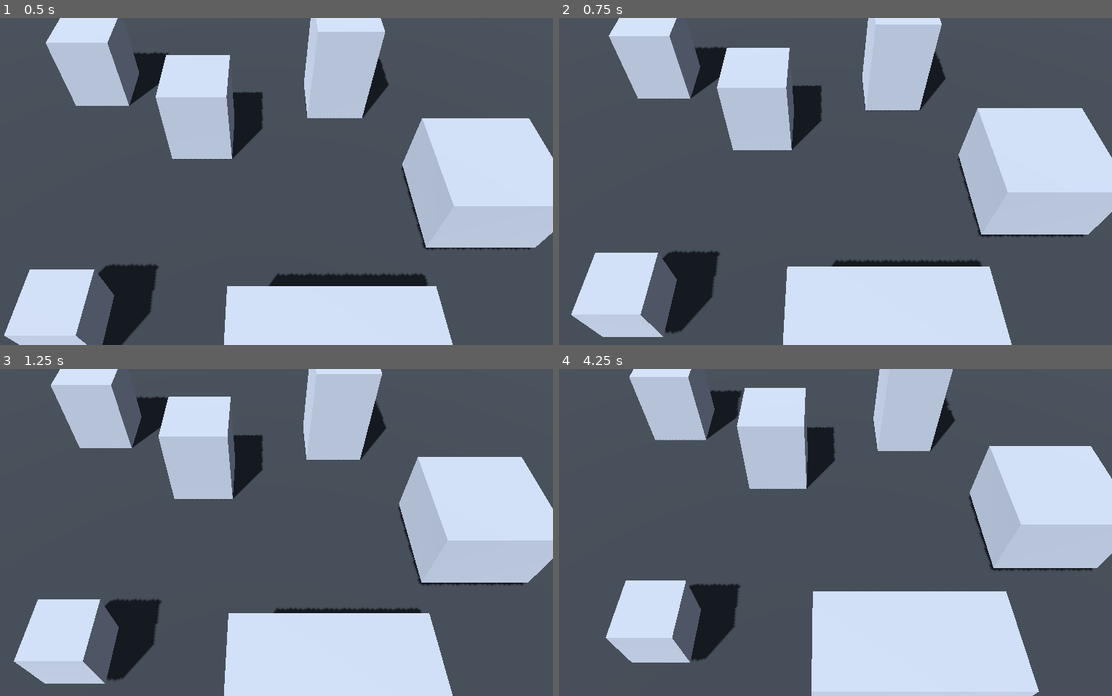
Above: before the commit, frames 1-4 (two rows, left to right).
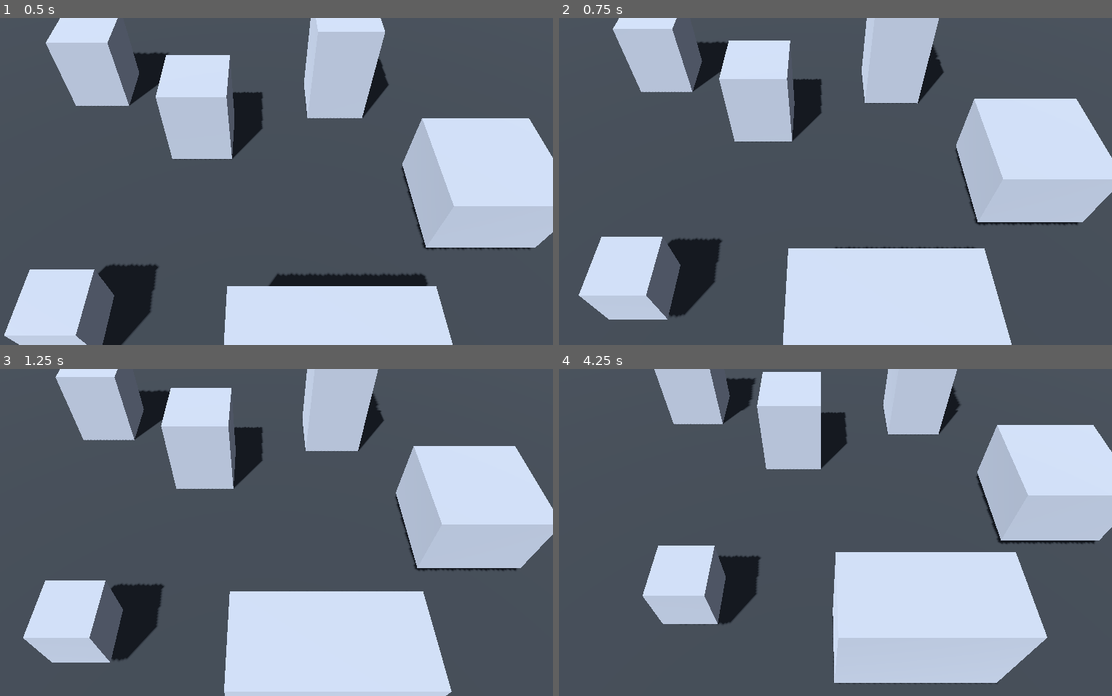
Above: after the commit, the same moments.

Repository: Technikhighknee/my-godot-collection
Game: Godot game, scene res://demos/strategy_camera/StrategyCameraDemo.tscn
The game is run twice, just before and just after one commit, with the same random seed, the same clock (stepped at 60 frames per second) and the same inputs.
Inputs (mouse positions are in pixels of both pictures, inside the frame that each line leads up to):
- Up to frame 1 (0.5 s): no input
- Up to frame 2 (0.75 s): tap Enter at 0.5 s; move the mouse to (951, 165) at 0.52 s; tap S (camera_back) at 0.6 s; click (951, 165) at 0.67 s
- Up to frame 3 (1.25 s): no input
- Up to frame 4 (4.25 s): drag from (702, 548) to (791, 597) at 1.27 s; tap Space at 2 s; move the mouse to (879, 460) at 2.02 s; tap A (camera_left) at 2.1 s; click (879, 460) at 2.17 s; drag from (791, 597) to (647, 483) at 2.77 s; tap Enter at 3.5 s; move the mouse to (995, 581) at 3.52 s; tap S (camera_back) at 3.6 s; click (995, 581) at 3.67 s

Frame 1 is identical in both runs. In frame 2, 11% of the frame differs, in the area x 2-100%, y 0-98%; in frame 3, 12%; in frame 4, 28%, in the area x 8-100%, y 0-100%.

Commit message:
Tune strategy camera pitch and pan speed

Diff:
--- a/strategy_camera/StrategyCamera.gd
+++ b/strategy_camera/StrategyCamera.gd
@@ -11,10 +11,10 @@
 const ZOOM_ARC_CURVE := 0.75;
 const RIG_TARGET_HEIGHT := 1.5;
 
-const MIN_VIEW_PITCH := -85.0;
-const MAX_VIEW_PITCH := 85.0;
-
-const PAN_SCREEN_SPEED := 0.75;
+const MIN_VIEW_PITCH := -30.0;
+const MAX_VIEW_PITCH := 75.0;
+
+const PAN_SCREEN_SPEED := 1.5;
 const EDGE_SCROLL_MARGIN := 24.0;
 const MOVE_SMOOTHING := 16.0;
 const ZOOM_SMOOTHING := 18.0;
